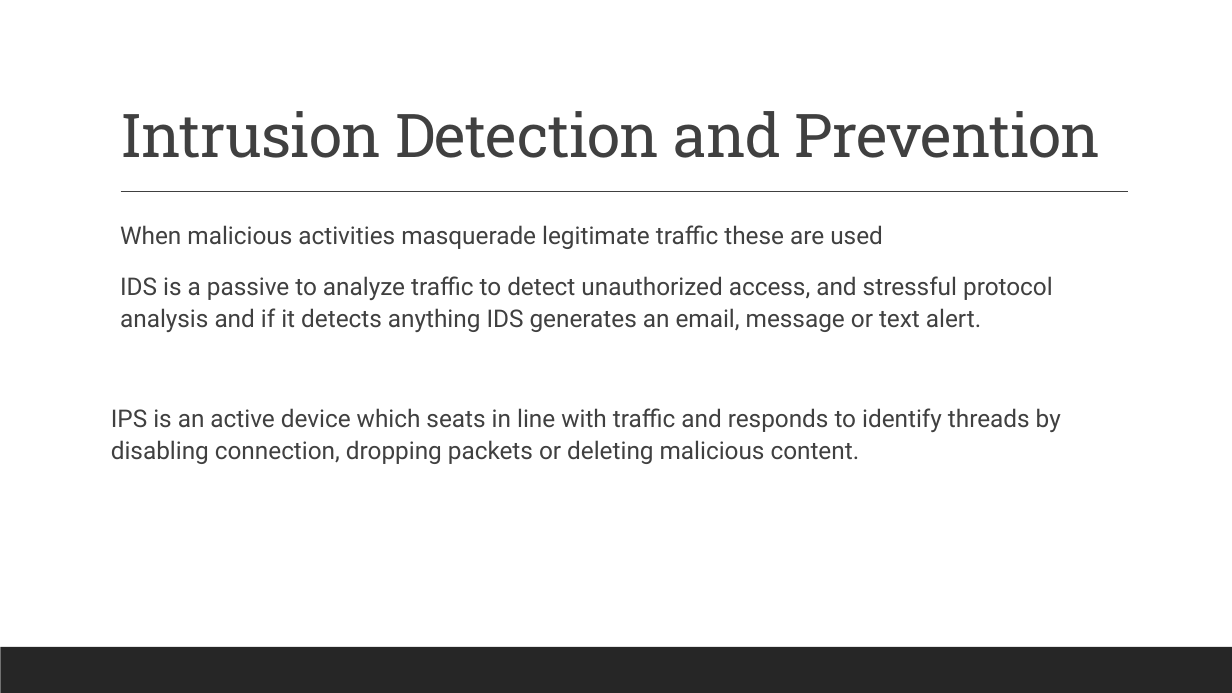
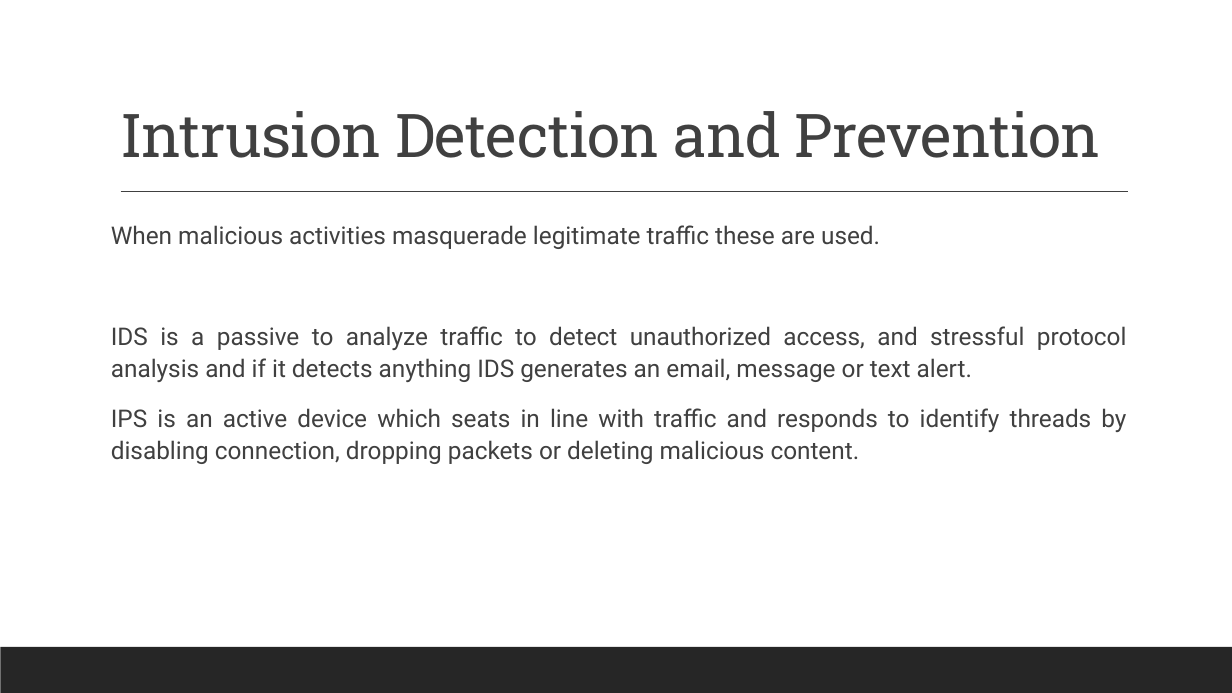
Before and after one commit to ronnie-1947/access-control-ppt, a slide deck: slide 24 of Access Control.pptx (slide 23 before the commit). Drawn at 1232x693 pixels with LibreOffice and Linux fonts; fonts in the diff are those of the drawing. Boxes give left, top, right and bottom in pixels: in the first picture for what was removed or moved away, otherwise in the second. Text is boxed around its words. In the diff, an @@ line names an element or a change of style, - is before the commit and + after.

```diff
--- a/Access Control.pptx
+++ b/Access Control.pptx
@@ text at (x1=111, y1=225, x2=880, y2=249): text changed @@
-  When malicious activities masquerade legitimate traffic these are used
+When malicious activities masquerade legitimate traffic these are used.
@@ text at (x1=111, y1=326, x2=1127, y2=464): alignment left to justified; bullet   to none @@
```
Also in this commit, not shown: 15 other slides changed, 1 slide added.
